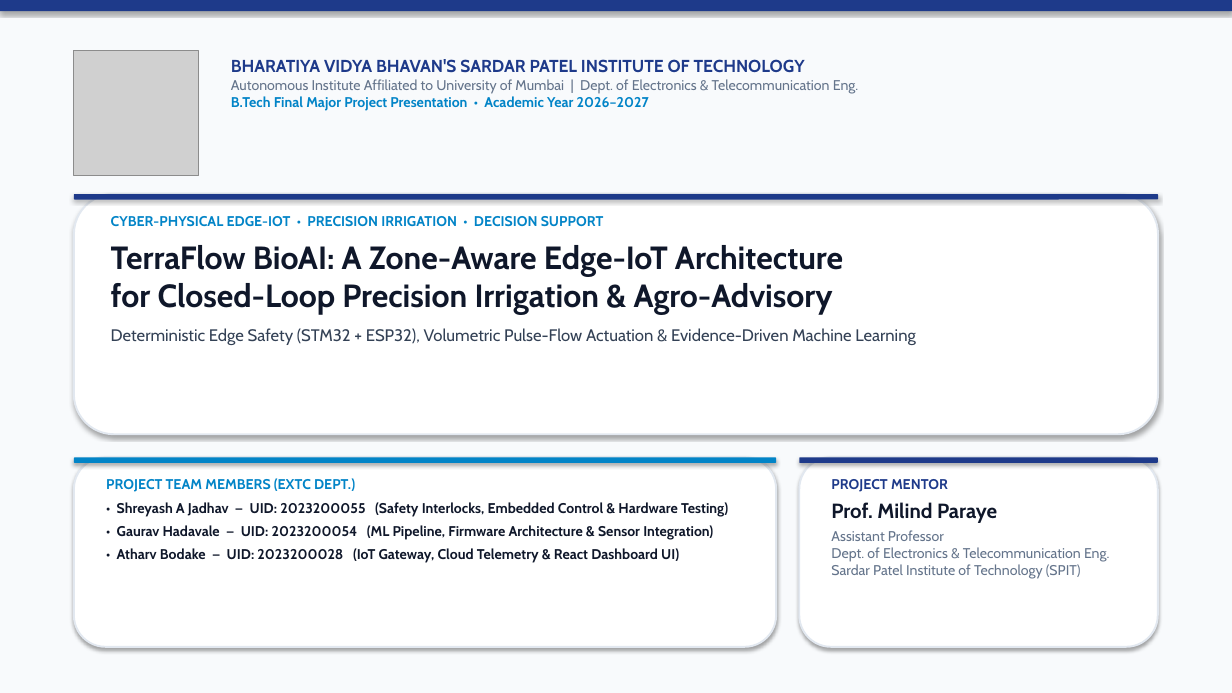
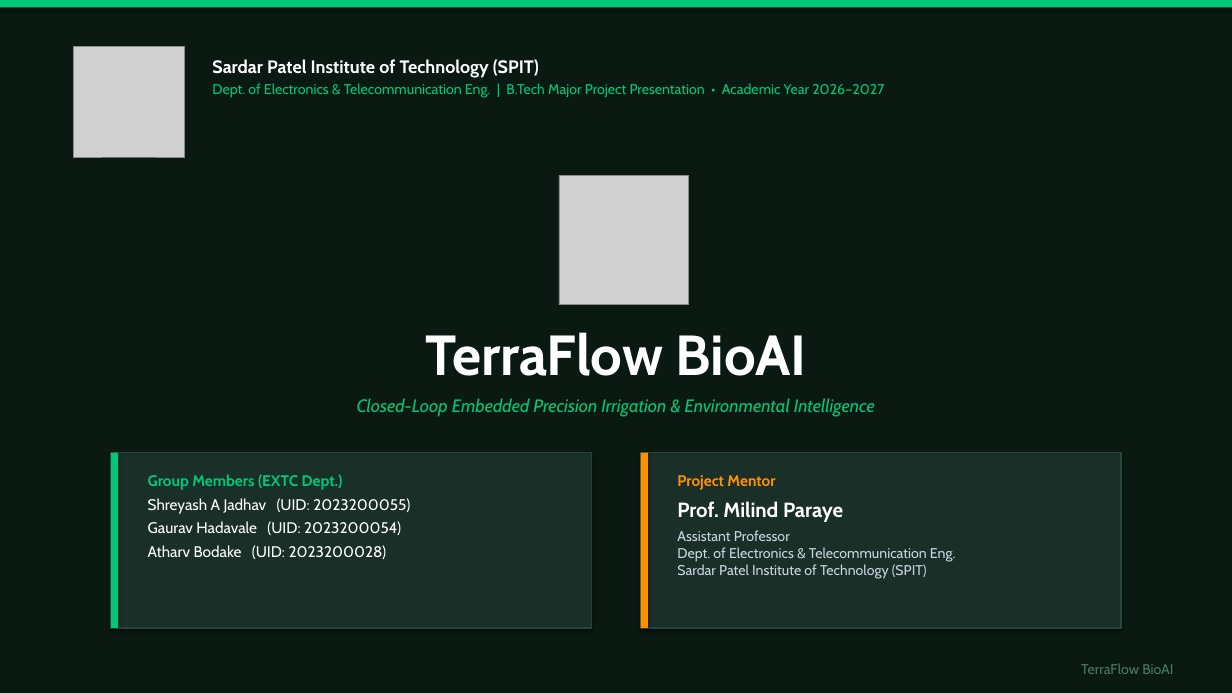
Before and after one commit to gauravhadavale07/TerraFlow_BioAI, a slide deck: slide 1 of TerraFlow_BioAI_SPIT_Major_Project.pptx. Drawn at 1232x693 pixels with LibreOffice and Linux fonts; fonts in the diff are those of the drawing; grey boxes stand for pictures. Boxes give left, top, right and bottom in pixels: in the first picture for what was removed or moved away, otherwise in the second. Text is boxed around its words. In the diff, an @@ line names an element or a change of style, - is before the commit and + after.

Commit message:
Align full presentation deck to PPT.pdf dark-forest texture with native 5-stage architecture and farmer problem statement

```diff
--- a/TerraFlow_BioAI_SPIT_Major_Project.pptx
+++ b/TerraFlow_BioAI_SPIT_Major_Project.pptx
@@ rectangle at (0, 0, 1232, 693): fill #F8FAFC to #0A1A13 @@
@@ rectangle: place and size @@
-rectangle at (0, 0, 1232, 11)
+rectangle at (0, 0, 1232, 7)
@@ rectangle at (0, 0, 1232, 7): fill #1E3A8A to #00C879 @@
@@ picture: place and size @@
-picture at (74, 51, 199, 176)
+picture at (74, 46, 185, 157)
@@ text at (212, 59, 884, 98): text changed; text colour #64748B to #00C879; bold off @@
-BHARATIYA VIDYA BHAVAN'S SARDAR PATEL INSTITUTE OF TECHNOLOGY
-Autonomous Institute Affiliated to University of Mumbai | Dept. of Electronics & Telecommunication Eng.
-B.Tech Final Major Project Presentation • Academic Year 2026–2027
+Sardar Patel Institute of Technology (SPIT)
+Dept. of Electronics & Telecommunication Eng. | B.Tech Major Project Presentation • Academic Year 2026–2027
@@ picture added at (559, 176, 689, 305) @@
@@ rounded rectangle removed at (74, 194, 1158, 434) @@
@@ rounded rectangle removed at (74, 194, 1158, 200) @@
@@ text at (357, 332, 875, 417): text changed; size 13 to 14 pt; text colour #334155 to #00C879; bold off; italic on @@
-CYBER-PHYSICAL EDGE-IOT • PRECISION IRRIGATION • DECISION SUPPORT
-TerraFlow BioAI: A Zone-Aware Edge-IoT Architecture
-for Closed-Loop Precision Irrigation & Agro-Advisory
-Deterministic Edge Safety (STM32 + ESP32), Volumetric Pulse-Flow Actuation & Evidence-Driven Machine Learning
+TerraFlow BioAI
+Closed-Loop Embedded Precision Irrigation & Environmental Intelligence
@@ rounded rectangle removed at (74, 457, 776, 463) @@
@@ rectangle: place and size @@
-rectangle at (74, 457, 776, 647)
+rectangle at (111, 453, 592, 628)
@@ rectangle at (111, 453, 592, 628): rounded rectangle to rectangle; fill #FFFFFF to #1A2F28; outline #E2E8F0 1.5 pt to #26443A 1.2 pt @@
@@ rectangle added at (111, 453, 118, 628), fill #00C879 @@
@@ text at (148, 474, 410, 559): text changed; size 11 to 12 pt; text colour #0F172A to #FFFFFF; bold off @@
-PROJECT TEAM MEMBERS (EXTC DEPT.)
-• Shreyash A Jadhav — UID: 2023200055 (Safety Interlocks, Embedded Control & Hardware Testing)
-• Gaurav Hadavale — UID: 2023200054 (ML Pipeline, Firmware Architecture & Sensor Integration)
-• Atharv Bodake — UID: 2023200028 (IoT Gateway, Cloud Telemetry & React Dashboard UI)
+Group Members (EXTC Dept.)
+Shreyash A Jadhav (UID: 2023200055)
+Gaurav Hadavale (UID: 2023200054)
+Atharv Bodake (UID: 2023200028)
@@ rectangle at (640, 453, 1121, 628): rounded rectangle to rectangle; fill #FFFFFF to #1A2F28; outline #E2E8F0 1.5 pt to #26443A 1.2 pt @@
@@ rectangle: place and size @@
-rectangle at (799, 457, 1158, 647)
+rectangle at (640, 453, 1121, 628)
@@ rectangle added at (640, 453, 648, 628), fill #FF9100 @@
@@ text "Project Mentor": place and size @@
-text "Project Mentor" at (831, 479, 1110, 579)
+text "Project Mentor" at (677, 475, 956, 578)
@@ text at (677, 475, 775, 490): text changed; size 11 to 12 pt; text colour #1E3A8A to #FF9100 @@
-PROJECT MENTOR
+Project Mentor
@@ rounded rectangle removed at (799, 457, 1158, 463) @@
@@ text at (677, 501, 956, 578): text colour #0F172A to #FFFFFF in "Prof. Milind Paraye"; text colour #64748B to #CBD5E1 in "Assistant Professor Dept. of Electronics & Telecommunication ..."; more space between paragraphs @@
@@ text added at (1081, 663, 1173, 674), 11 pt, text #4A7866 @@
+TerraFlow BioAI
```
Also in this commit, not shown: 1 other slide changed, 5 slides added, 5 slides removed, 21 other files.
